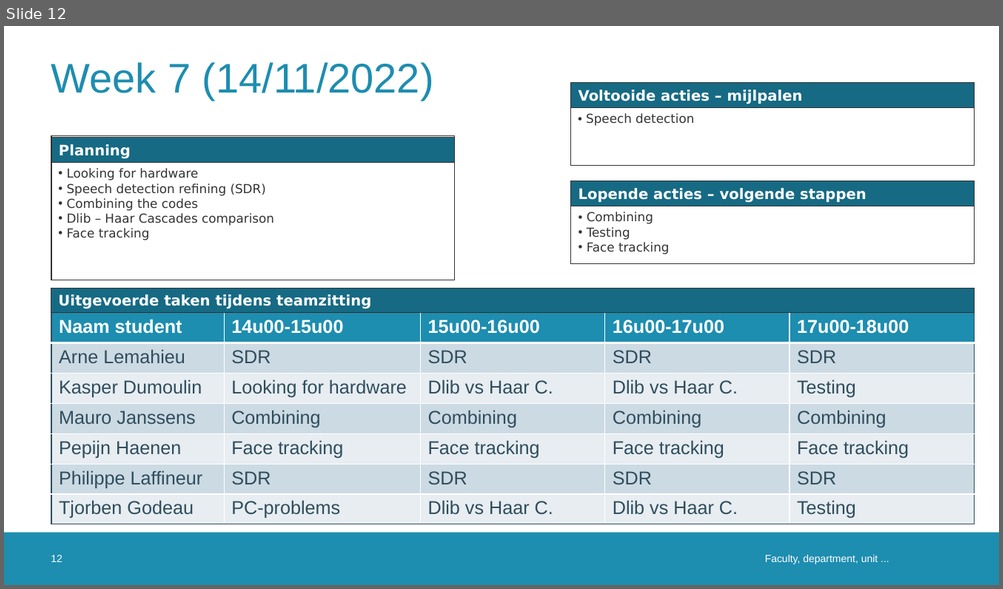
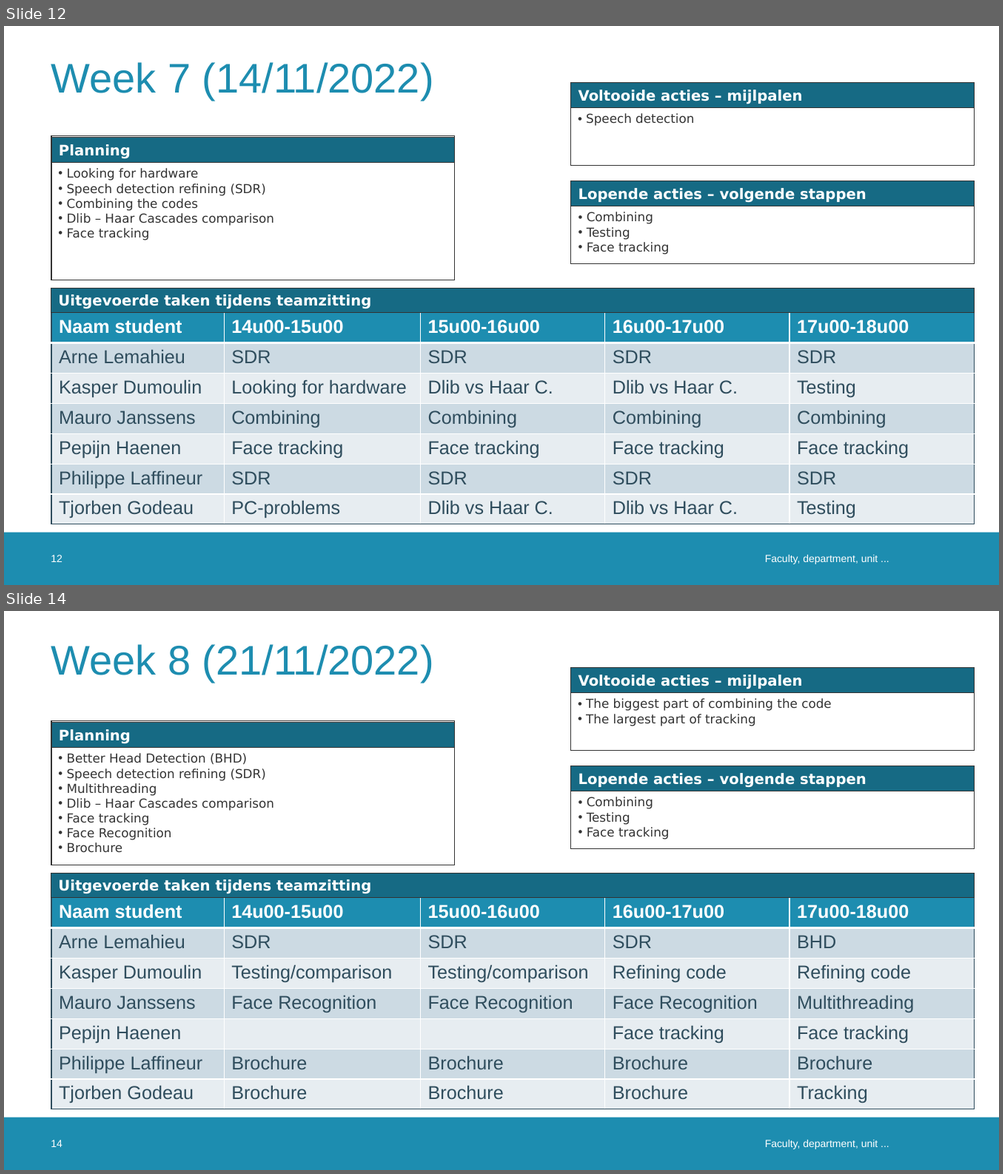
Before and after one commit to DoctorLego2003/Meeting-Owl, a slide deck: logboek_ESAT9A1.pptx. Shown one above the other, each under a label of ours: slide 12 before the commit, slides 12 and 14 after it; the slides between them are not shown. The pictures are 1003x589 and 1003x1174 pixels, drawn with LibreOffice and Linux fonts; fonts in the diff are those of the drawing; background and template pictures are left out. Boxes give left, top, right and bottom in pixels: in the first picture for what was removed or moved away, otherwise in the second. Text is boxed around its words. In the diff, an @@ line names an element or a change of style, - is before the commit and + after.

```diff
--- a/logboek_ESAT9A1.pptx
+++ b/logboek_ESAT9A1.pptx
@@ slide 14 added at box(4, 611, 999, 1170), background #FFFFFF; not listed: 1 template element that a slide beside it also shows @@
@@ title added at box(51, 644, 434, 682), 40 pt, text #1D8DB0 @@
+Week 8 (21/11/2022)
@@ rectangle added at box(571, 668, 974, 751), outline #333333 0.75 pt @@
@@ rectangle added at box(571, 668, 974, 692), fill #166A84, outline #333333 0.75 pt, 14 pt, text #FFFFFF, bold @@
+Voltooide acties – mijlpalen
@@ text added at box(586, 698, 831, 726), 12 pt, text #333333 @@
+• The biggest part of combining the code
+• The largest part of tracking
@@ rectangle added at box(52, 721, 455, 865), outline #333333 0.75 pt @@
@@ rectangle added at box(52, 722, 455, 747), fill #166A84, outline #333333 0.75 pt, 14 pt, text #FFFFFF, bold @@
+Planning
@@ text added at box(67, 753, 274, 853), 12 pt, text #333333 @@
+• Better Head Detection (BHD)
+• Speech detection refining (SDR)
+• Multithreading
+• Dlib – Haar Cascades comparison
+• Face tracking
+• Face Recognition
+• Brochure
@@ rectangle added at box(571, 766, 974, 849), outline #333333 0.75 pt @@
@@ rectangle added at box(571, 766, 974, 791), fill #166A84, outline #333333 0.75 pt, 14 pt, text #FFFFFF, bold @@
+Lopende acties – volgende stappen
@@ text added at box(586, 797, 669, 840), 12 pt, text #333333 @@
+• Combining
+• Testing
+• Face tracking
@@ rectangle added at box(51, 873, 974, 897), fill #166A84, outline #333333 0.75 pt, 14 pt, text #FFFFFF, bold @@
+Uitgevoerde taken tijdens teamzitting
@@ table added at box(52, 898, 973, 1111), 7 rows, 5 columns @@
+Naam student | 14u00-15u00 | 15u00-16u00 | 16u00-17u00 | 17u00-18u00
+Arne Lemahieu | SDR | SDR | SDR | BHD
+Kasper Dumoulin | Testing/comparison | Testing/comparison | Refining code | Refining code
+Mauro Janssens | Face Recognition | Face Recognition | Face Recognition | Multithreading
+Pepijn Haenen |  |  | Face tracking | Face tracking
+Philippe Laffineur | Brochure | Brochure | Brochure | Brochure
+Tjorben Godeau | Brochure | Brochure | Brochure | Tracking
@@ page number added at box(51, 1140, 62, 1147), 10 pt, text #FFFFFF @@
+14
@@ text added at box(765, 1140, 878, 1150), 10 pt, text #FFFFFF @@
+Faculty, department, unit ...
```
Also in this commit, not shown: 1 slide changed, 1 other file.
